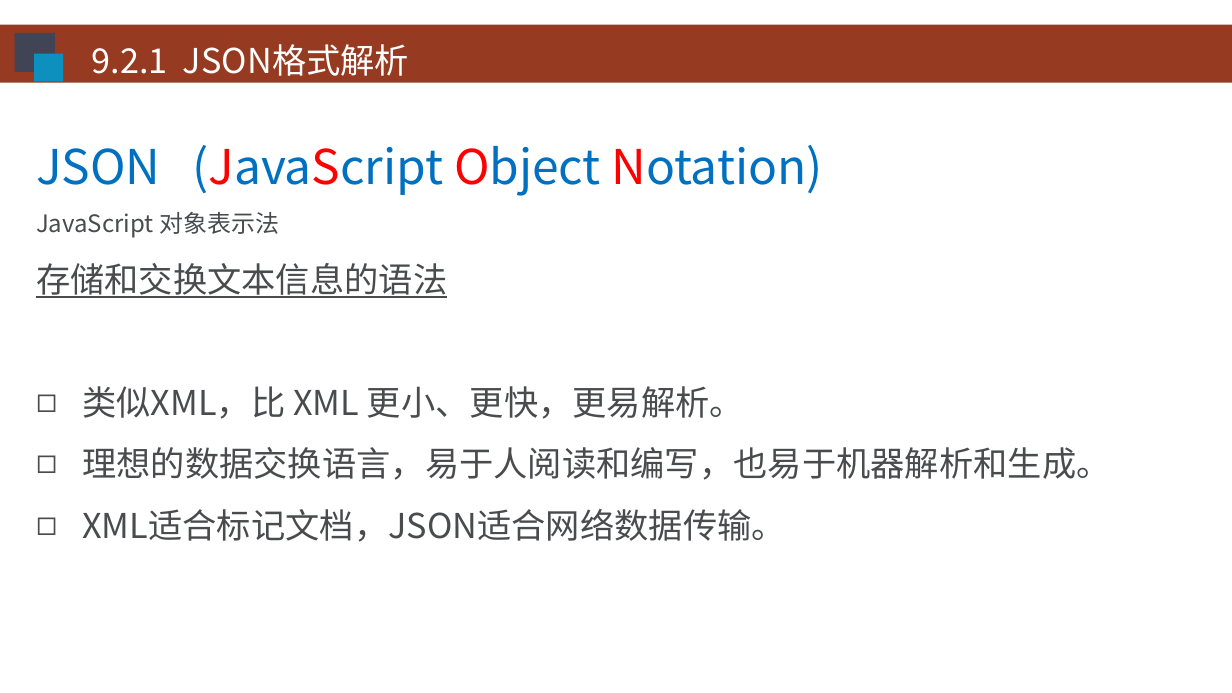
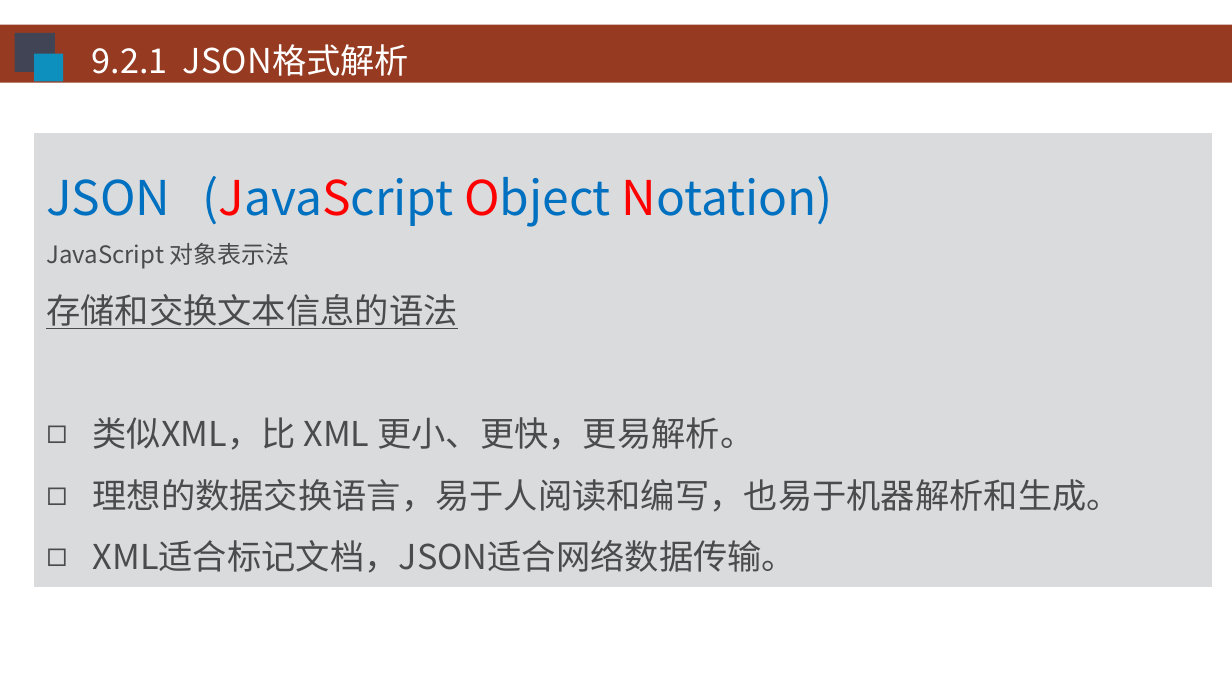
Before and after one commit to HBU/Android-PPT, a slide deck: slide 5 of 09.0 -- 网络通信 -- 第09章.pptx. Drawn at 1232x693 pixels with LibreOffice and Linux fonts; fonts in the diff are those of the drawing; background and template pictures are left out. Boxes give left, top, right and bottom in pixels: in the first picture for what was removed or moved away, otherwise in the second. Text is boxed around its words. In the diff, an @@ line names an element or a change of style, - is before the commit and + after.

```diff
--- a/09.0 -- 网络通信 -- 第09章.pptx
+++ b/09.0 -- 网络通信 -- 第09章.pptx
@@ rectangle "JSON (JavaScript Object Notation)": place and size @@
-rectangle "JSON (JavaScript Object Notation)" at (36, 145, 1110, 542)
+rectangle "JSON (JavaScript Object Notation)" at (34, 133, 1212, 586)
@@ rectangle "JSON (JavaScript Object Notation)" at (34, 133, 1212, 586): fill none to #DADBDC @@
```
Also in this commit, not shown: 14 other slides changed, 2 other files.
